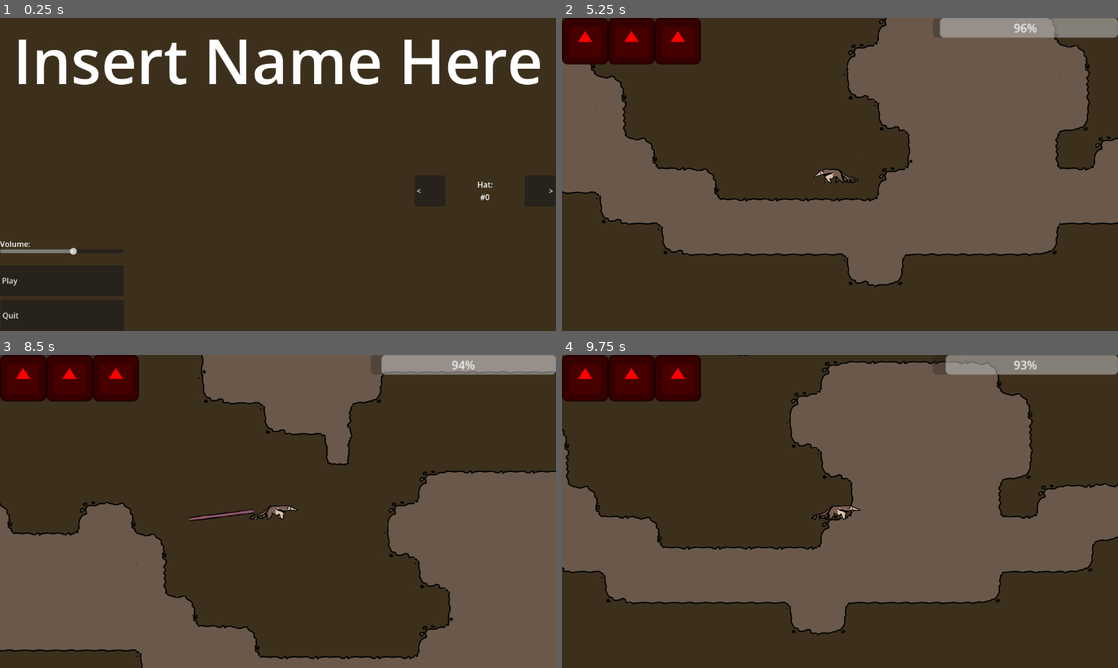
Above: before the commit, frames 1-4 (two rows, left to right).
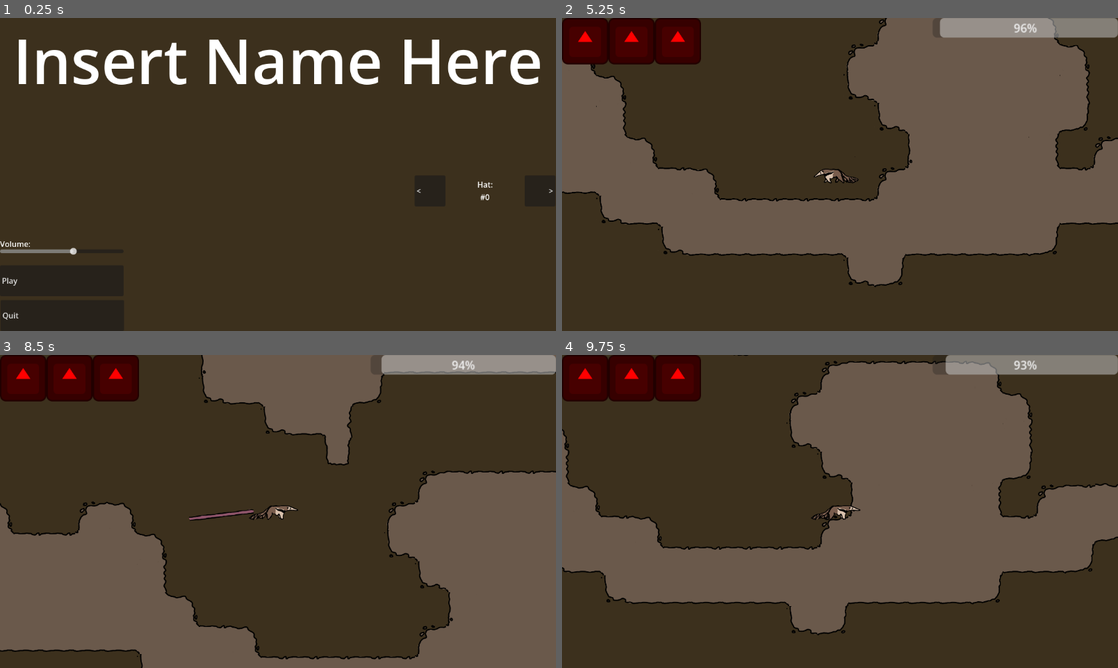
Above: after the commit, the same moments.

Repository: IncrediblyCreativeUsername/Team-Indecisive-Cutthroat-2026
Game: Godot game, scene res://UI/MainMenu.tscn
Two runs of this game, one before a commit and one after it. Both use one fixed random seed, a clock stepped at 60 frames per second and the inputs below. The engine's default icon, where the game draws it, is replaced by a stand-in: a white triangle on a blue panel in a dark square.
Inputs (mouse positions are in pixels of both pictures, inside the frame that each line leads up to):
- Up to frame 1 (0.25 s): no input
- Up to frame 2 (5.25 s): click "Play" at 0.5 s; move the mouse to (962, 158) at 1.27 s; hold D (MOVE_RIGHT) 1.28-2.78 s; click (962, 158) at 1.35 s; tap W (JUMP) at 1.52, 2.27, 3.77, 4.52 s; move the mouse to (728, 190) at 2.02 s; tap Q (DROP) at 2.1, 5.1 s; click (728, 190) at 2.3 s; move the mouse to (895, 105) at 2.77 s; hold A (MOVE_LEFT) 2.78-3.53 s; tap E (EAT) at 2.85 s; click (895, 105) at 3.05 s; move the mouse to (812, 237) at 3.52 s; hold D (MOVE_RIGHT) 3.53-5.03 s; click (812, 237) at 3.6 s; move the mouse to (1006, 221) at 4.27 s; click (1006, 221) at 4.35 s; move the mouse to (673, 127) at 5.02 s; hold A (MOVE_LEFT) from 5.03 s (still down)
- Up to frame 3 (8.5 s): tap W (JUMP) at 5.27, 6.77, 7.52, 8.27 s; click (111, 464) at 5.3 s; move the mouse to (305, 511) at 5.77 s; release A (MOVE_LEFT) at 5.78 s; hold D (MOVE_RIGHT) 5.78-6.53 s; tap E (EAT) at 5.85 s; click (305, 511) at 6.05 s; move the mouse to (194, 433) at 6.52 s; hold A (MOVE_LEFT) 6.53-8.03 s; click (194, 433) at 6.6 s; move the mouse to (400, 495) at 7.27 s; click (400, 495) at 7.35 s; tap Enter at 8 s; move the mouse to (166, 527) at 8.02 s; hold D (MOVE_RIGHT) from 8.03 s (still down); tap Q (DROP) at 8.1 s; click (166, 527) at 8.3 s
- Up to frame 4 (9.75 s): keep holding D (MOVE_RIGHT); move the mouse to (895, 442) at 8.77 s; tap E (EAT) at 8.85 s; click (895, 442) at 9.05 s; tap Space at 9.5 s; move the mouse to (812, 574) at 9.52 s; click (812, 574) at 9.6 s

Frames 1-2 are identical in both runs. In frame 3, 0.2% of the frame differs, in the area x 0-100%, y 5-98%; in frame 4, less than 0.1%.

Commit message:
Grapple aiming tweak
Grapple now points towards where the mouse cursor would hit instead of in the exact direction of the mouse, fixed enemies in level 2 not using default damage cooldown

Diff:
--- a/Game/game2.tscn
+++ b/Game/game2.tscn
@@ -42,132 +42,100 @@
 
 [node name="Enemy" parent="Enemies" unique_id=400271033 instance=ExtResource("6_o8kjv")]
 position = Vector2(8282, 188)
-damageCooldownMax = 30
 wasGrabbed = true
 
 [node name="Enemy2" parent="Enemies" unique_id=50652945 instance=ExtResource("6_o8kjv")]
 position = Vector2(7519, 1872)
-damageCooldownMax = 30
 
 [node name="Enemy3" parent="Enemies" unique_id=497586856 instance=ExtResource("6_o8kjv")]
 position = Vector2(5837, 3402)
-damageCooldownMax = 30
 
 [node name="Enemy4" parent="Enemies" unique_id=1196641915 instance=ExtResource("6_o8kjv")]
 position = Vector2(6469, 5060)
-damageCooldownMax = 30
 
 [node name="Enemy18" parent="Enemies" unique_id=1120437695 instance=ExtResource("6_o8kjv")]
 position = Vector2(10129, 3745)
-damageCooldownMax = 30
 
 [node name="Enemy19" parent="Enemies" unique_id=1831300755 instance=ExtResource("6_o8kjv")]
 position = Vector2(10776, 7105)
-damageCooldownMax = 30
 
 [node name="Enemy24" parent="Enemies" unique_id=1865202598 instance=ExtResource("6_o8kjv")]
 position = Vector2(9444, 6033)
-damageCooldownMax = 30
 
 [node name="Enemy26" parent="Enemies" unique_id=2137190103 instance=ExtResource("6_o8kjv")]
 position = Vector2(9554, 7704)
-damageCooldownMax = 30
 
 [node name="Enemy25" parent="Enemies" unique_id=609756057 instance=ExtResource("6_o8kjv")]
 position = Vector2(7958, 6245)
-damageCooldownMax = 30
 
 [node name="Enemy20" parent="Enemies" unique_id=235555042 instance=ExtResource("6_o8kjv")]
 position = Vector2(1688, 7001)
-damageCooldownMax = 30
 
 [node name="Enemy22" parent="Enemies" unique_id=1561324921 instance=ExtResource("6_o8kjv")]
 position = Vector2(-1749, 6857)
-damageCooldownMax = 30
 
 [node name="Enemy27" parent="Enemies" unique_id=1283849637 instance=ExtResource("6_o8kjv")]
 position = Vector2(-4298, 8120)
-damageCooldownMax = 30
 
 [node name="Enemy29" parent="Enemies" unique_id=2006299428 instance=ExtResource("6_o8kjv")]
 position = Vector2(-4128, 9911)
-damageCooldownMax = 30
 
 [node name="Enemy30" parent="Enemies" unique_id=1390874733 instance=ExtResource("6_o8kjv")]
 position = Vector2(-5704, 10152)
-damageCooldownMax = 30
 
 [node name="Enemy31" parent="Enemies" unique_id=2053126719 instance=ExtResource("6_o8kjv")]
 position = Vector2(-6876, 10328)
-damageCooldownMax = 30
 
 [node name="Enemy32" parent="Enemies" unique_id=1745605293 instance=ExtResource("6_o8kjv")]
 position = Vector2(-8589, 10061)
-damageCooldownMax = 30
 
 [node name="Enemy28" parent="Enemies" unique_id=832032307 instance=ExtResource("6_o8kjv")]
 position = Vector2(-5726, 8132)
-damageCooldownMax = 30
 
 [node name="Enemy21" parent="Enemies" unique_id=2037966102 instance=ExtResource("6_o8kjv")]
 position = Vector2(6219, 9121)
-damageCooldownMax = 30
 
 [node name="Enemy23" parent="Enemies" unique_id=1879847992 instance=ExtResource("6_o8kjv")]
 position = Vector2(2958, 9388)
-damageCooldownMax = 30
 
 [node name="Enemy6" parent="Enemies" unique_id=1759688915 instance=ExtResource("6_o8kjv")]
 position = Vector2(3846, 4944)
-damageCooldownMax = 30
 
 [node name="Enemy12" parent="Enemies" unique_id=1500518272 instance=ExtResource("6_o8kjv")]
 position = Vector2(3988, 6981)
-damageCooldownMax = 30
 
 [node name="Enemy13" parent="Enemies" unique_id=682279251 instance=ExtResource("6_o8kjv")]
 position = Vector2(5328, 7370)
-damageCooldownMax = 30
 
 [node name="Enemy14" parent="Enemies" unique_id=458697923 instance=ExtResource("6_o8kjv")]
 position = Vector2(6689, 7364)
-damageCooldownMax = 30
 
 [node name="Enemy15" parent="Enemies" unique_id=297389731 instance=ExtResource("6_o8kjv")]
 position = Vector2(4685, 6088)
-damageCooldownMax = 30
 
 [node name="Enemy11" parent="Enemies" unique_id=974089825 instance=ExtResource("6_o8kjv")]
 position = Vector2(1200, 5187)
-damageCooldownMax = 30
 
 [node name="Enemy5" parent="Enemies" unique_id=754461254 instance=ExtResource("6_o8kjv")]
 position = Vector2(3030, 2904)
-damageCooldownMax = 30
 
 [node name="Enemy7" parent="Enemies" unique_id=306402693 instance=ExtResource("6_o8kjv")]
 position = Vector2(-3612, 479)
-damageCooldownMax = 30
 
 [node name="Enemy8" parent="Enemies" unique_id=1691162132 instance=ExtResource("6_o8kjv")]
 position = Vector2(4612, 1605)
-damageCooldownMax = 30
 
 [node name="Enemy9" parent="Enemies" unique_id=1449024499 instance=ExtResource("6_o8kjv")]
 position = Vector2(-686, 3396)
-damageCooldownMax = 30
 
 [node name="Enemy16" parent="Enemies" unique_id=1482753709 instance=ExtResource("6_o8kjv")]
 position = Vector2(-3620, 3785)
-damageCooldownMax = 30
 
 [node name="Enemy17" parent="Enemies" unique_id=633370024 instance=ExtResource("6_o8kjv")]
 position = Vector2(-2654, 5321)
-damageCooldownMax = 30
 
 [node name="Enemy10" parent="Enemies" unique_id=380241865 instance=ExtResource("6_o8kjv")]
 position = Vector2(-772, 1316)
-damageCooldownMax = 30
 
 [node name="Rocks" type="Node2D" parent="." unique_id=1803373562]
 
--- a/Player/Player.tscn
+++ b/Player/Player.tscn
@@ -226,6 +226,9 @@
 [node name="Hats" parent="." unique_id=1316857142 instance=ExtResource("3_tok1r")]
 position = Vector2(-32.142857, -30.357143)
 scale = Vector2(1.523, 1.523)
+
+[node name="MouseCast" type="RayCast2D" parent="." unique_id=1514625385]
+target_position = Vector2(1028, 0)
 
 [node name="Tongue" type="Node2D" parent="." unique_id=1603243765]
 visible = false
--- a/Player/player.gd
+++ b/Player/player.gd
@@ -17,6 +17,7 @@
 @onready var tongueTexture := $Tongue/TextureRect
 @onready var animSprite := $PlayerSprite
 @onready var Hats := $Hats
+@onready var mouseCast := $MouseCast
 var grabbedObject
 var isGrappling : bool = false
 var paused : bool = false
@@ -138,7 +139,12 @@
 			velocity.y += gravity
 		#shoot out tongue
 		if !tongueExtending && Input.is_action_just_pressed("GRAPPLE") && grappleCooldown <= 0:
-			tonguePivot.look_at(get_global_mouse_position())
+			mouseCast.look_at(get_global_mouse_position())
+			await get_tree().process_frame
+			if mouseCast.is_colliding():
+				tonguePivot.look_at(mouseCast.get_collision_point())
+			else:
+				tonguePivot.look_at(get_global_mouse_position())
 			tongueAnimator.play("Extend")
 			animSprite.play("stand_tongue")
 			Hats.updateAnim("stand_tongue")
